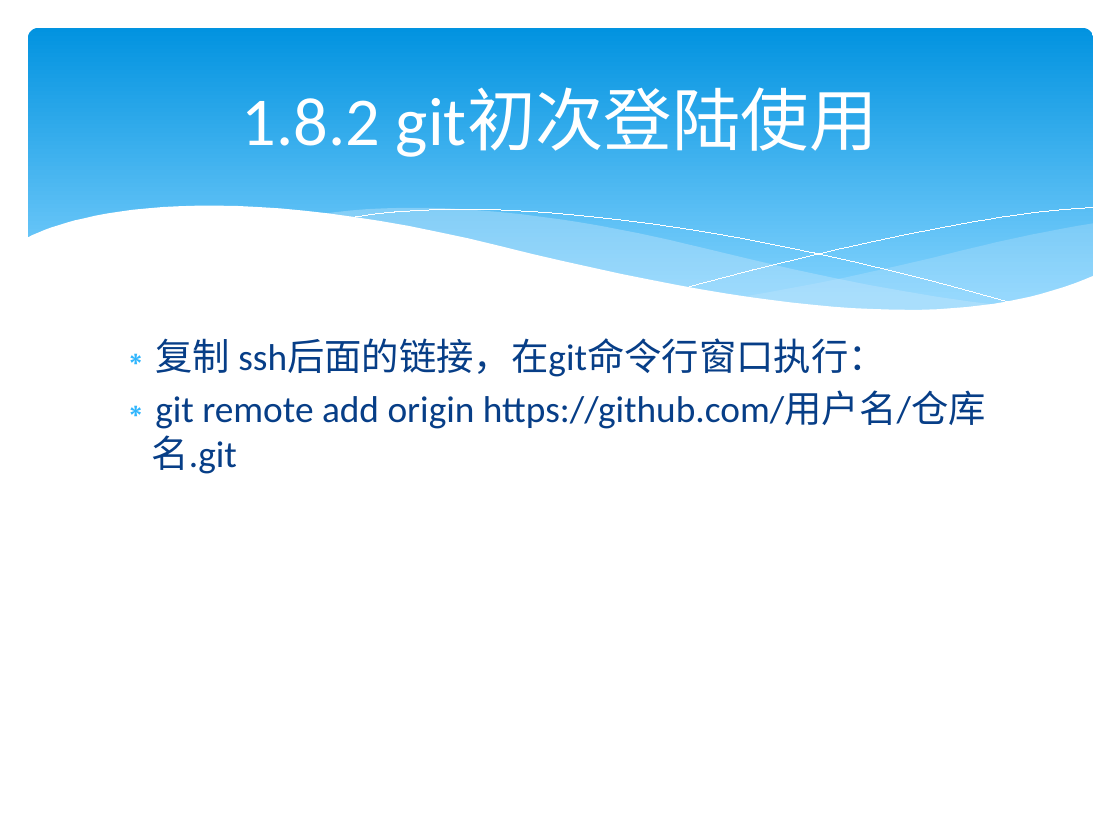
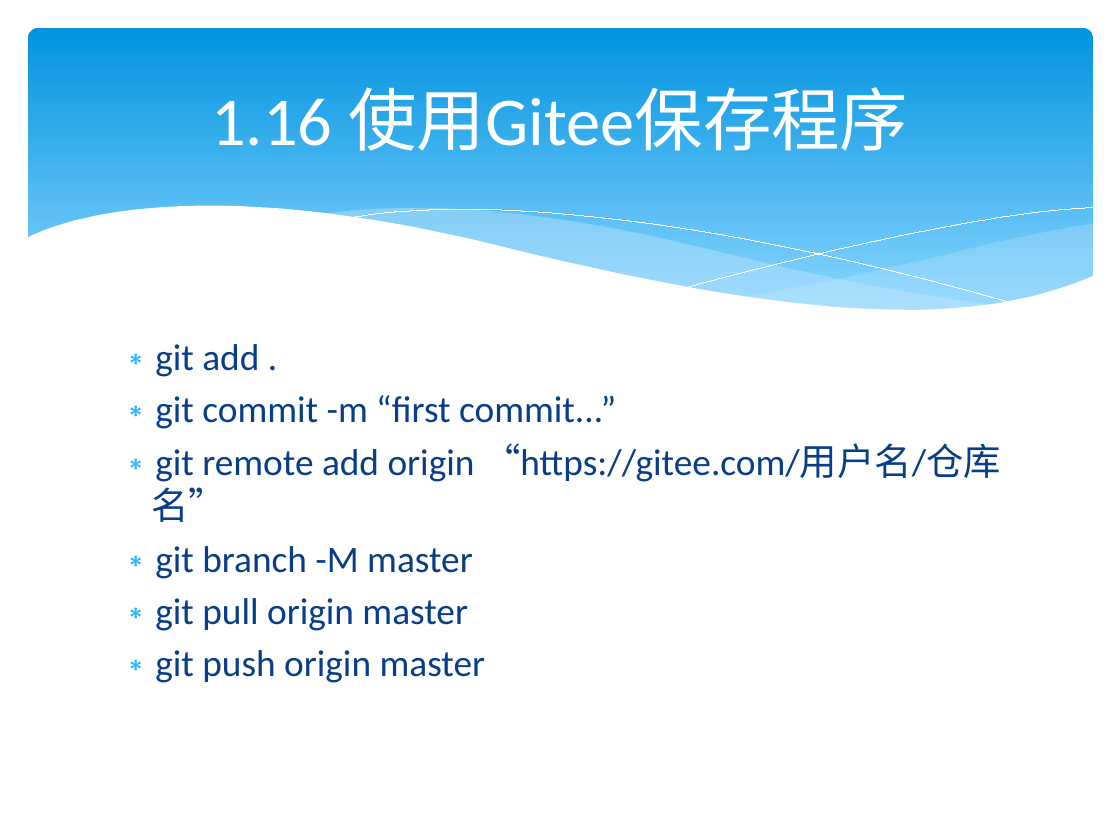
Before and after one commit to lamplight8/cpp, a slide deck: slide 160 of ppt/ch01_绪论.pptx (slide 111 before the commit). Drawn at 1120x840 pixels with LibreOffice and Linux fonts; fonts in the diff are those of the drawing. Boxes give left, top, right and bottom in pixels: in the first picture for what was removed or moved away, otherwise in the second. Text is boxed around its words. In the diff, an @@ line names an element or a change of style, - is before the commit and + after.

```diff
--- a/ppt/ch01_绪论.pptx
+++ b/ppt/ch01_绪论.pptx
@@ title at (211,87,908,151): text changed @@
-1.8.2 git初次登陆使用
+1.16 使用Gitee保存程序
@@ text at (152,344,1001,683): text changed @@
-∗ 复制 ssh后面的链接，在git命令行窗口执行：
-∗ git remote add origin https://github.com/用户名/仓库名.git
+∗ git add .
+∗ git commit -m “first commit...”
+∗ git remote add origin “https://gitee.com/用户名/仓库名”
+∗ git branch -M master
+∗ git pull origin master
+∗ git push origin master
```
Also in this commit, not shown: 76 other slides changed, 53 slides added, 32 slides removed, 43 other files.
